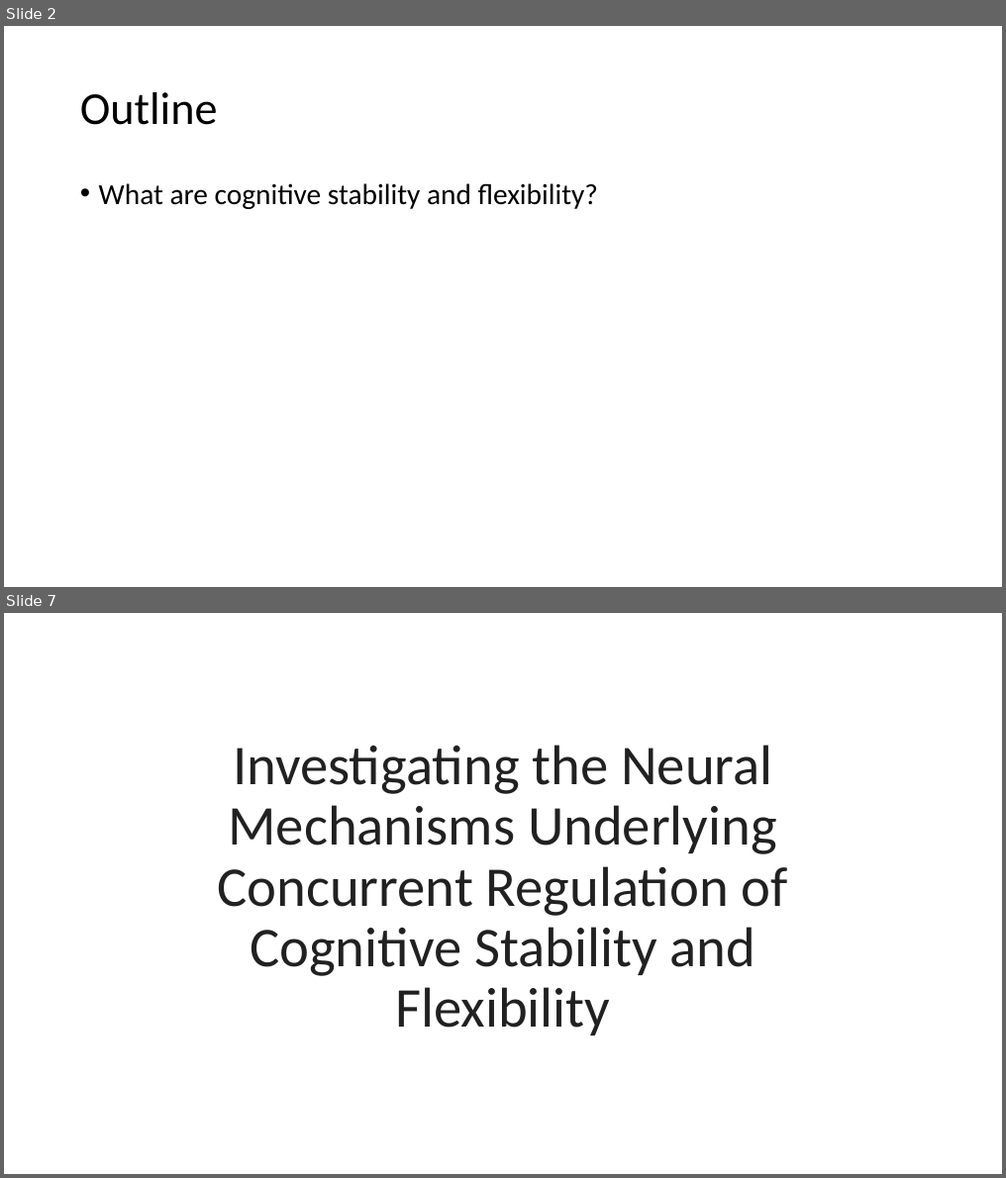
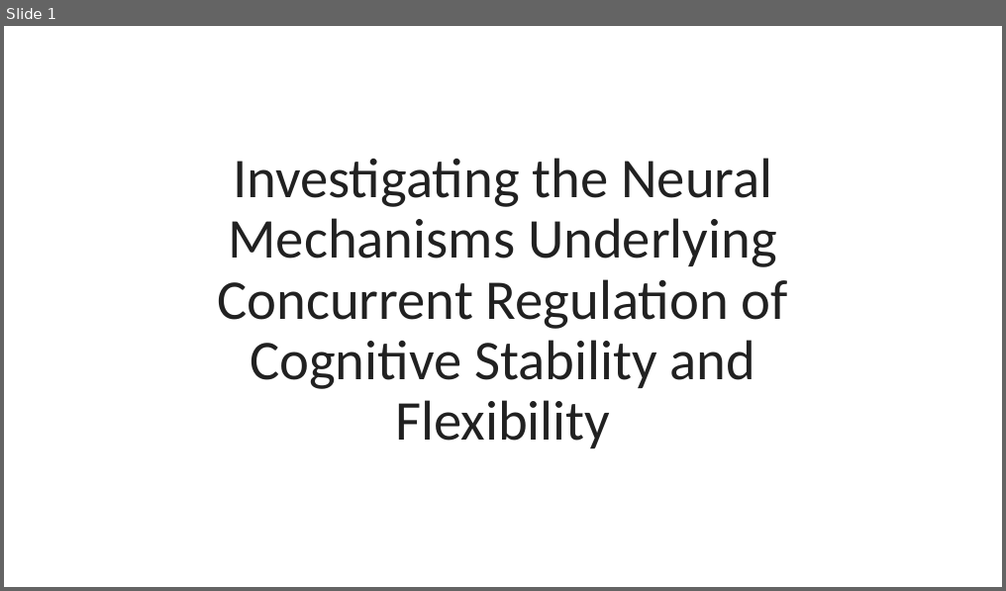
Before and after one commit to jimzhang629/third_year_talk, a slide deck: thirdYearTalk_JZ1.pptx. Shown one above the other, each under a label of ours: slides 2 and 7 before the commit, slide 1 after it; the slides between them are not shown. The pictures are 1006x1178 and 1006x591 pixels, drawn with LibreOffice and Linux fonts; fonts in the diff are those of the drawing. Boxes give left, top, right and bottom in pixels: in the first picture for what was removed or moved away, otherwise in the second. Text is boxed around its words. In the diff, an @@ line names an element or a change of style, - is before the commit and + after.

```diff
--- a/thirdYearTalk_JZ1.pptx
+++ b/thirdYearTalk_JZ1.pptx
@@ slide 2 removed at (x1=4, y1=26, x2=1002, y2=587), background #FFFFFF @@
@@ title removed at (x1=80, y1=92, x2=218, y2=125) @@
-Outline
@@ text removed at (x1=99, y1=183, x2=599, y2=209) @@
-• What are cognitive stability and flexibility?
@@ what was slide 7 is now slide 1 @@
```
Also in this commit, not shown: 5 slides changed, 5 slides added, 9 other slides removed.
